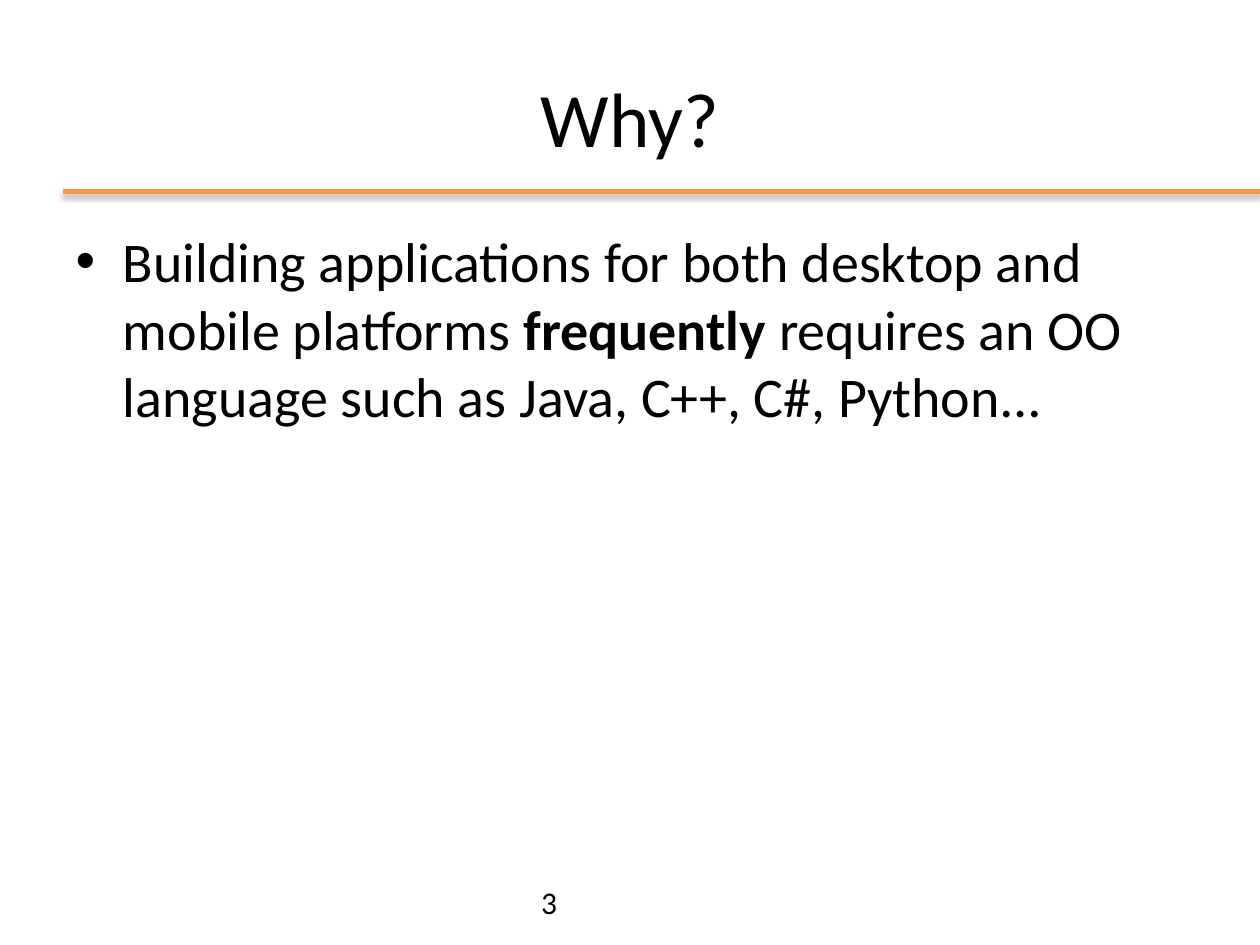
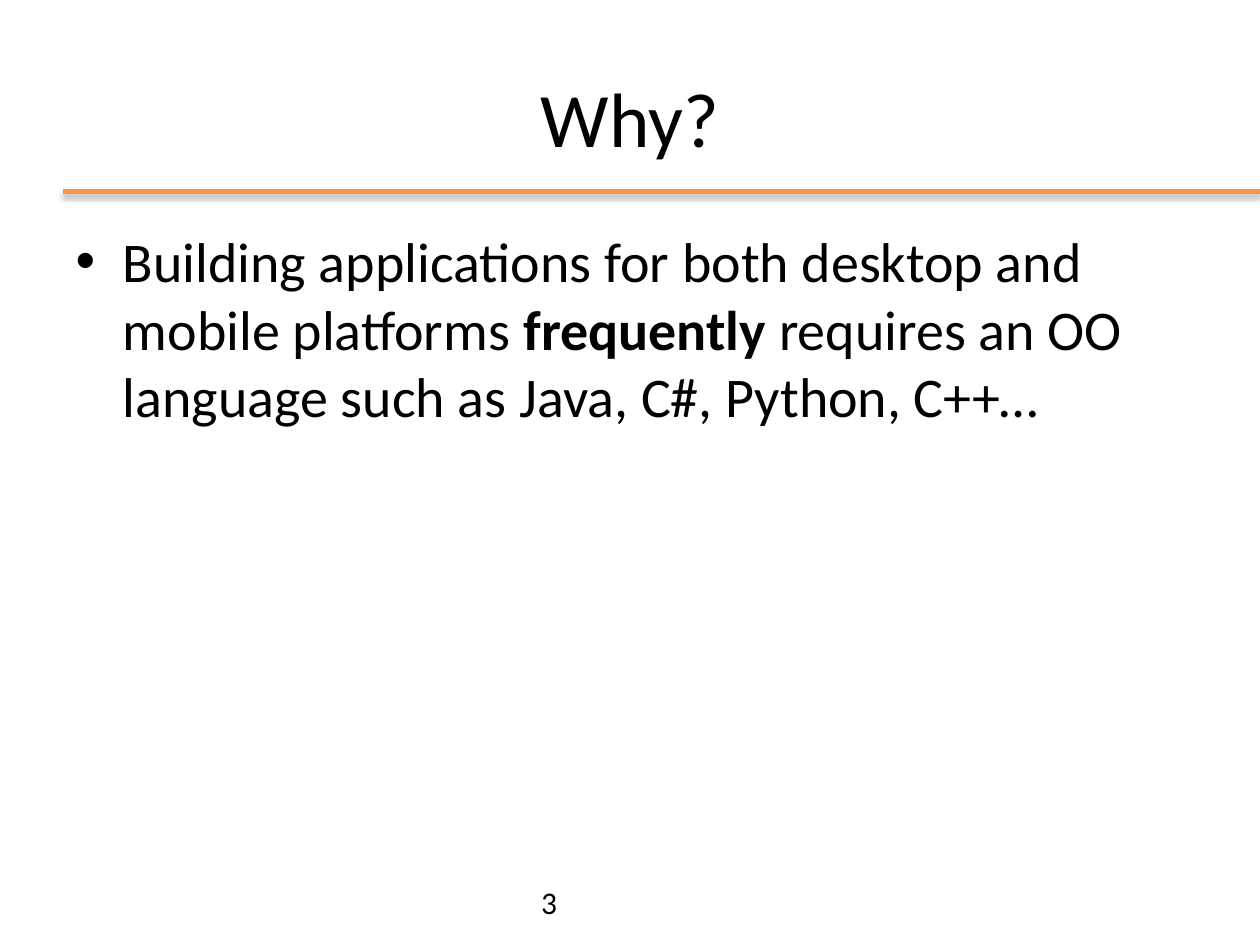
Before and after one commit to nbicocchi/ooprogramming, a slide deck: slide 3 of java/slides/ppt/00 - Introduction.pptx. Drawn at 1260x945 pixels with LibreOffice and Linux fonts; fonts in the diff are those of the drawing; background and template pictures are left out. Boxes give left, top, right and bottom in pixels: in the first picture for what was removed or moved away, otherwise in the second. Text is boxed around its words. In the diff, an @@ line names an element or a change of style, - is before the commit and + after.

```diff
--- a/java/slides/ppt/00 - Introduction.pptx
+++ b/java/slides/ppt/00 - Introduction.pptx
@@ text at (123, 243, 1121, 427): text changed @@
-• Building applications for both desktop and mobile platforms frequently requires an OO language such as Java, C++, C#, Python…
+• Building applications for both desktop and mobile platforms frequently requires an OO language such as Java, C#, Python, C++…
```
Also in this commit, not shown: 3 other slides changed, 8 other files.
